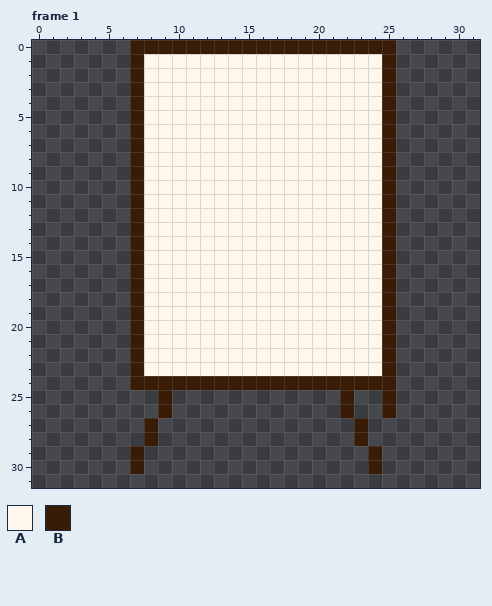
Edited in one commit: pixel-art file (ase/items/easel.ase). The first picture shows the starting point.
32x32 pixels, 1 frame. Shown: frame 1. The commit also changed other frames, which this record leaves out.
Palette (. is transparent): A #fff7ec  B #391c05
Pixels before, frame 1, first column x 7:
 0 BBBBBBBBBBBBBBBBBBB
 1 BAAAAAAAAAAAAAAAAAB
 2 BAAAAAAAAAAAAAAAAAB
 3 BAAAAAAAAAAAAAAAAAB
 4 BAAAAAAAAAAAAAAAAAB
 5 BAAAAAAAAAAAAAAAAAB
 6 BAAAAAAAAAAAAAAAAAB
 7 BAAAAAAAAAAAAAAAAAB
 8 BAAAAAAAAAAAAAAAAAB
 9 BAAAAAAAAAAAAAAAAAB
10 BAAAAAAAAAAAAAAAAAB
11 BAAAAAAAAAAAAAAAAAB
12 BAAAAAAAAAAAAAAAAAB
13 BAAAAAAAAAAAAAAAAAB
14 BAAAAAAAAAAAAAAAAAB
15 BAAAAAAAAAAAAAAAAAB
16 BAAAAAAAAAAAAAAAAAB
17 BAAAAAAAAAAAAAAAAAB
18 BAAAAAAAAAAAAAAAAAB
19 BAAAAAAAAAAAAAAAAAB
20 BAAAAAAAAAAAAAAAAAB
21 BAAAAAAAAAAAAAAAAAB
22 BAAAAAAAAAAAAAAAAAB
23 BAAAAAAAAAAAAAAAAAB
24 BBBBBBBBBBBBBBBBBBB
25 ..B............B..B
26 ..B............B..B
27 .B..............B..
28 .B..............B..
29 B................B.
30 B................B.
New version:
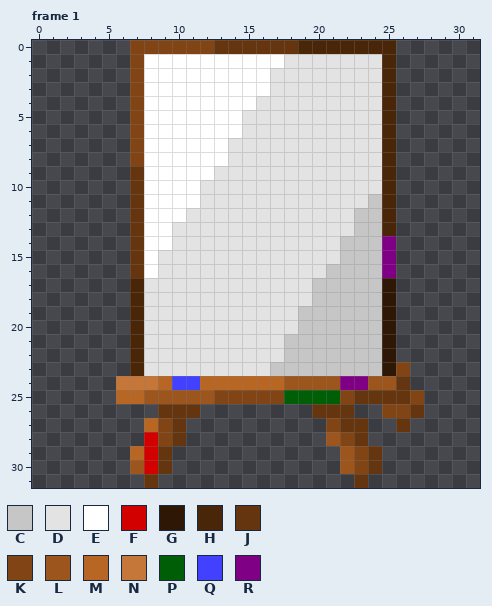
Colours new in this view: C #c6c6c6  D #e3e3e3  E #ffffff  F #d30000  G #2e1705  H #4a2609  J #65350f  K #814515  L #9c551c  M #b86624  N #c47739  P #005e07  Q #4141ff  R #800085
Difference:
Changed rows in their new state; - is an unchanged pixel.
Frame 1:
first column x 6:
 0 -KKKKKKJJJJJJHHHHHHH--
 1 -KEEEEEEEEEEDDDDDDDH--
 2 -KEEEEEEEEEDDDDDDDDH--
 3 -KEEEEEEEEEDDDDDDDDH--
 4 -KEEEEEEEEDDDDDDDDDH--
 5 -KEEEEEEEDDDDDDDDDDH--
 6 -KEEEEEEEDDDDDDDDDDH--
 7 -KEEEEEEDDDDDDDDDDDH--
 8 -KEEEEEEDDDDDDDDDDDH--
 9 -JEEEEEDDDDDDDDDDDDH--
10 -JEEEEDDDDDDDDDDDDDH--
11 -JEEEEDDDDDDDDDDDDCH--
12 -JEEEDDDDDDDDDDDDCCH--
13 -JEEDDDDDDDDDDDDDCCH--
14 -JEEDDDDDDDDDDDDCCCR--
15 -JEDDDDDDDDDDDDDCCCR--
16 -JEDDDDDDDDDDDDCCCCR--
17 -HDDDDDDDDDDDDCCCCCG--
18 -HDDDDDDDDDDDDCCCCCG--
19 -HDDDDDDDDDDDCCCCCCG--
20 -HDDDDDDDDDDDCCCCCCG--
21 -HDDDDDDDDDDCCCCCCCG--
22 -HDDDDDDDDDDCCCCCCCG--
23 -HDDDDDDDDDCCCCCCCCGK-
24 NNNMQQMMMMMMLLLLRRLLJ-
25 MMLLLLLKKKKKPPPPKJJJJK
26 ---JJJ--------JJJ--KKJ
27 --MKJ----------KJJ--J-
28 --FKJ----------LKJ----
29 -MFJ------------LKJ---
30 -LFJ------------LKJ---
31 --J--------------J----
